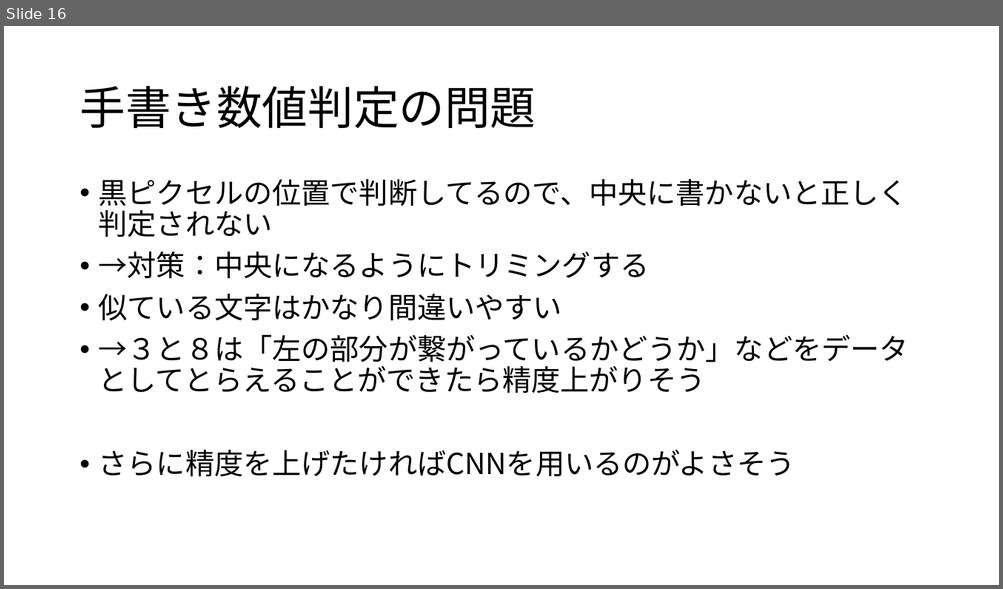
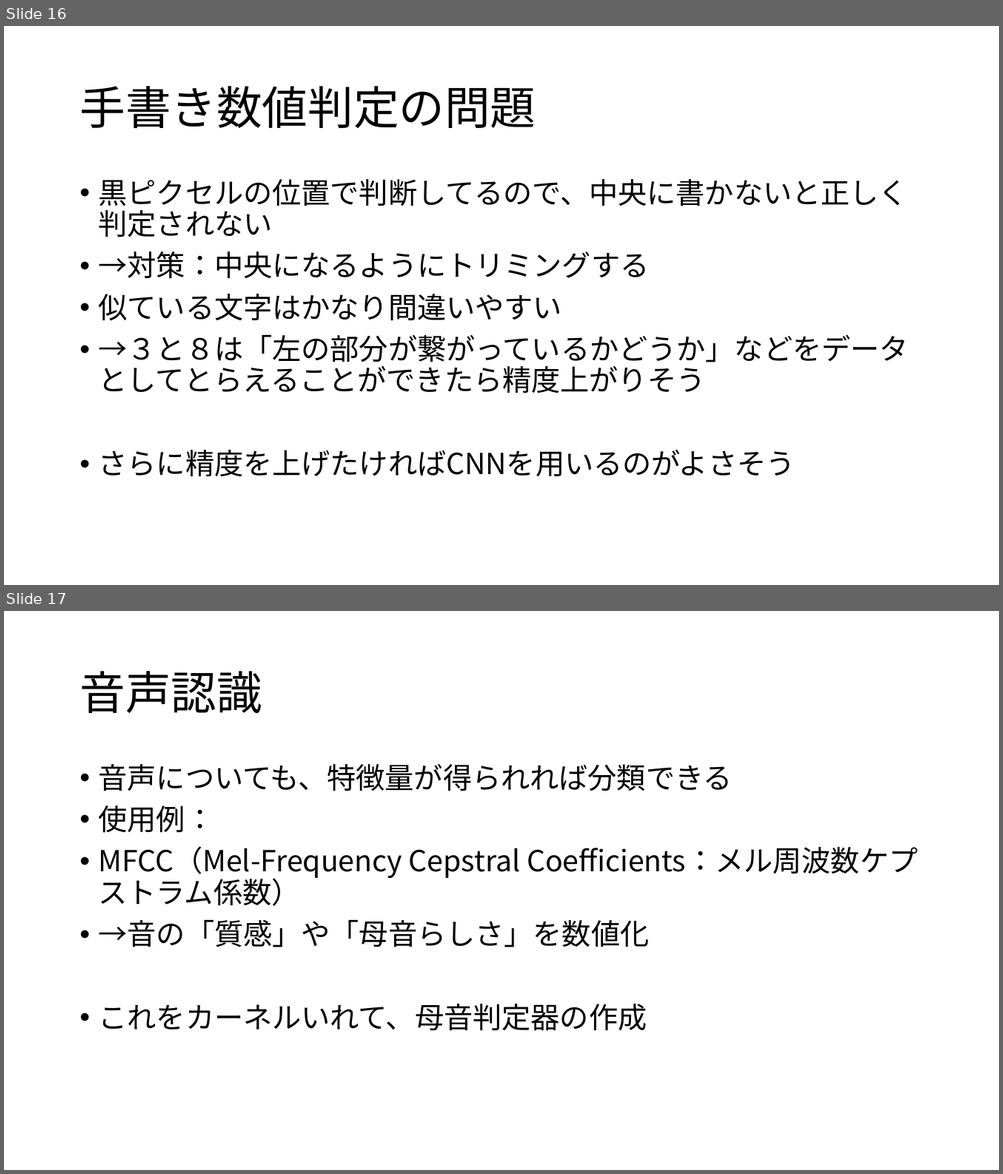
Before and after one commit to daidai-su/mySVM, a slide deck: デモスライド.pptx. Shown one above the other, each under a label of ours: slide 16 before the commit, slides 16 and 17 after it. The pictures are 1003x589 and 1003x1174 pixels, drawn with LibreOffice and Linux fonts; fonts in the diff are those of the drawing. Boxes give left, top, right and bottom in pixels: in the first picture for what was removed or moved away, otherwise in the second. Text is boxed around its words. In the diff, an @@ line names an element or a change of style, - is before the commit and + after.

```diff
--- a/デモスライド.pptx
+++ b/デモスライド.pptx
@@ slide 17 added at box(4, 611, 999, 1170), background #FFFFFF @@
@@ title added at box(79, 671, 262, 713), 44 pt, text #000000 @@
+音声認識
@@ text added at box(99, 764, 917, 1031), 28 pt, text #000000 @@
+• 音声についても、特徴量が得られれば分類できる
+• 使用例：
+• MFCC（Mel-Frequency Cepstral Coefficients：メル周波数ケプストラム係数）
+• →音の「質感」や「母音らしさ」を数値化
+• これをカーネルいれて、母音判定器の作成
```
Also in this commit, not shown: 1 other slide added.
